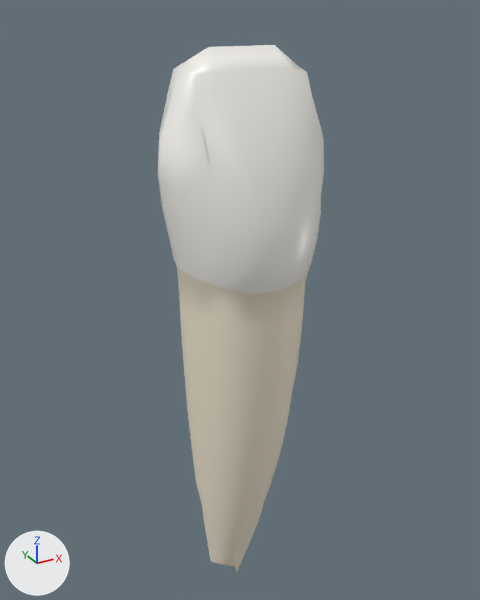
Renders of the glTF model public/models/teeth/82-lo.glb from each side of a commit.
Before and after are seen from a camera (50 mm lens) standing at (-7.3, -13.35, 5.94) and looking at (0.24, 0.35, -0.91). Every picture has the same lights, and +X, +Y and +Z are marked at lower left. The older version comes first. Where no turn or scale is listed for an object, it has been applied to the vertices.

Script lines for the objects in view, before the commit:
```python
me_i = bpy.data.meshes.new('I')
me_i.from_pydata(...)  # 29 vertices, 42 faces; spans x -1.57..1.67, y -1.14..1.13, z 4.05..5.2
me_i.materials.append(mat_enamel)  # white #f9f7f1
me_m = bpy.data.meshes.new('M')
me_m.from_pydata(...)  # 29 vertices, 36 faces; spans x 0.81..2.03, y -1.45..1.23, z 0.49..4.43
me_m.materials.append(mat_enamel)  # white #f9f7f1
me_root = bpy.data.meshes.new('root')
me_root.from_pydata(...)  # 175 vertices, 331 faces; spans x -1.59..1.62, y -1.82..1.75, z -9.32..0.56
me_root.materials.append(mat_root)  # pale yellow #f0e6d0
ob_i = bpy.data.objects.new('I', me_i)
ob_i.location = (0.0, 0.0, 0.0)
ob_m = bpy.data.objects.new('M', me_m)
ob_m.location = (0.0, 0.0, 0.0)
ob_root = bpy.data.objects.new('root', me_root)
ob_root.location = (0.0, 0.0, 0.0)
# also in view: 'D' at (-1.39, -0.07, 2.32); 'V' at (-0.03, -1.43, 2.18)
```
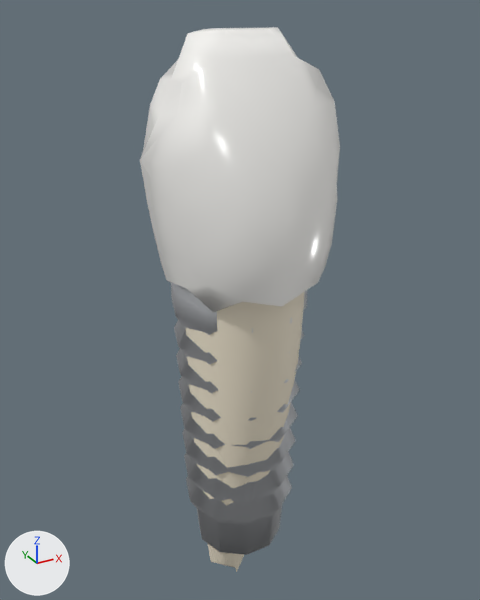
Where the newer file only moved an object's origin or applied its transform, the numbers keep the older frame.

What differs and where, as boxes [x1, y1, x2, y2] in the pictures (480 x 600 px):
'crown', added
    after: [140, 27, 340, 312]
'implant', added
    after: [171, 283, 307, 555]
'V', unchanged, covered by the edit
    before: [198, 103, 321, 294]
'D', unchanged, covered by the edit
    before: [158, 90, 220, 287]
'I', unchanged, covered by the edit
    before: [168, 45, 311, 106]

The change, as a list of edits to the scene's bpy script:
```text
Add mat_titanium:
    mat_titanium = principled_material('titanium')
    mat_titanium.base_color = (0.72, 0.74, 0.77)  # light grey #dddfe3
    mat_titanium.metallic = 1.0
    mat_titanium.roughness = 0.35
Add mat_ceramic:
    mat_ceramic = principled_material('ceramic')
    mat_ceramic.base_color = (0.97, 0.96, 0.93)  # white #fcfaf7
    mat_ceramic.roughness = 0.2
Add me_implant:
    me_implant.from_pydata(...)  # 212 vertices, 420 faces; spans x -1.7..1.7, y -1.62..1.62, z -5.85..5.85
    me_implant.materials.append(mat_titanium)  # light grey #dddfe3
Add me_crown:
    me_crown.from_pydata(...)  # 116 vertices, 228 faces; spans x -2.36..2.36, y -2.35..2.35, z -2.93..2.93
    me_crown.materials.append(mat_ceramic)  # white #fcfaf7
Add ob_implant:
    ob_implant = bpy.data.objects.new('implant', me_implant)
    ob_implant.location = (0.0, 0.0, -2.65)
Add ob_crown:
    ob_crown = bpy.data.objects.new('crown', me_crown)
    ob_crown.location = (0.0, 0.0, 2.62)
```
